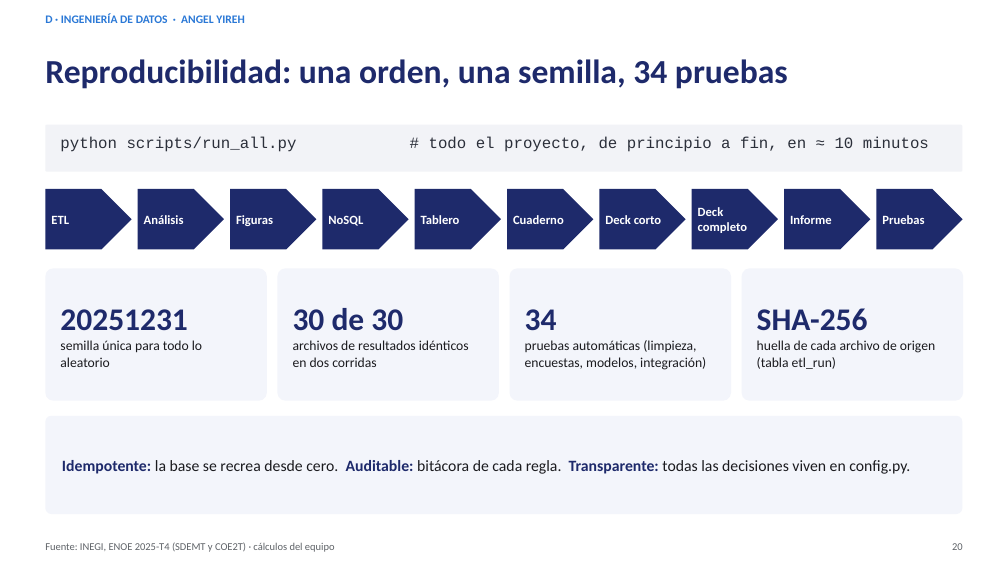
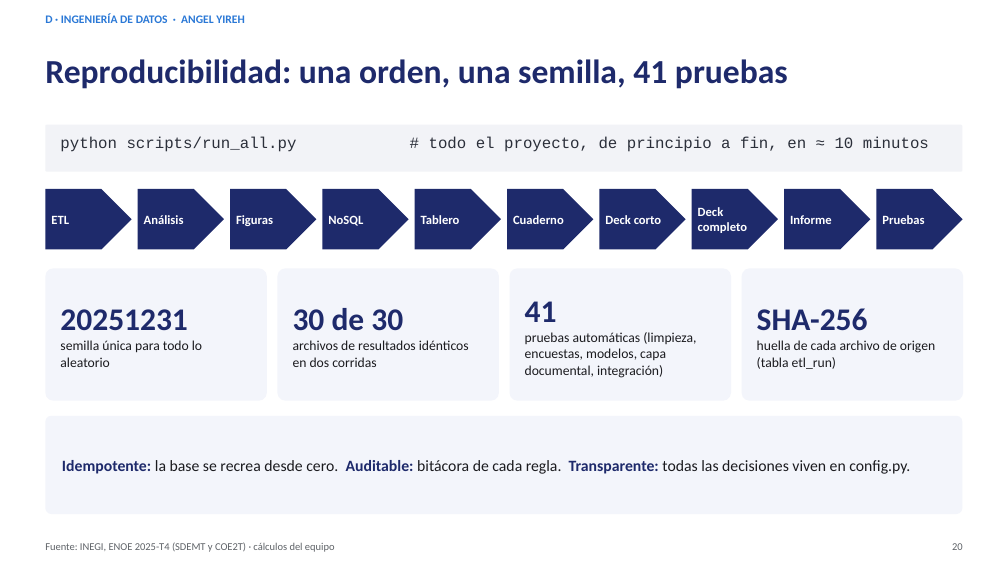
Before and after one commit to charginchif/proyecto-integrador-enoe, a slide deck: slide 20 of presentacion/Presentacion_Completa_Proyecto_ENOE.pptx. Drawn at 1008x567 pixels with LibreOffice and Linux fonts; fonts in the diff are those of the drawing. Boxes give left, top, right and bottom in pixels: in the first picture for what was removed or moved away, otherwise in the second. Text is boxed around its words. In the diff, an @@ line names an element or a change of style, - is before the commit and + after.

```diff
--- a/presentacion/Presentacion_Completa_Proyecto_ENOE.pptx
+++ b/presentacion/Presentacion_Completa_Proyecto_ENOE.pptx
@@ title at (45, 59, 788, 89): text changed @@
-Reproducibilidad: una orden, una semilla, 34 pruebas
+Reproducibilidad: una orden, una semilla, 41 pruebas
@@ text at (525, 301, 696, 378): text changed @@
-34
-pruebas automáticas (limpieza, encuestas, modelos, integración)
+41
+pruebas automáticas (limpieza, encuestas, modelos, capa documental, integración)
```
Also in this commit, not shown: 4 other slides changed, 37 other files.
